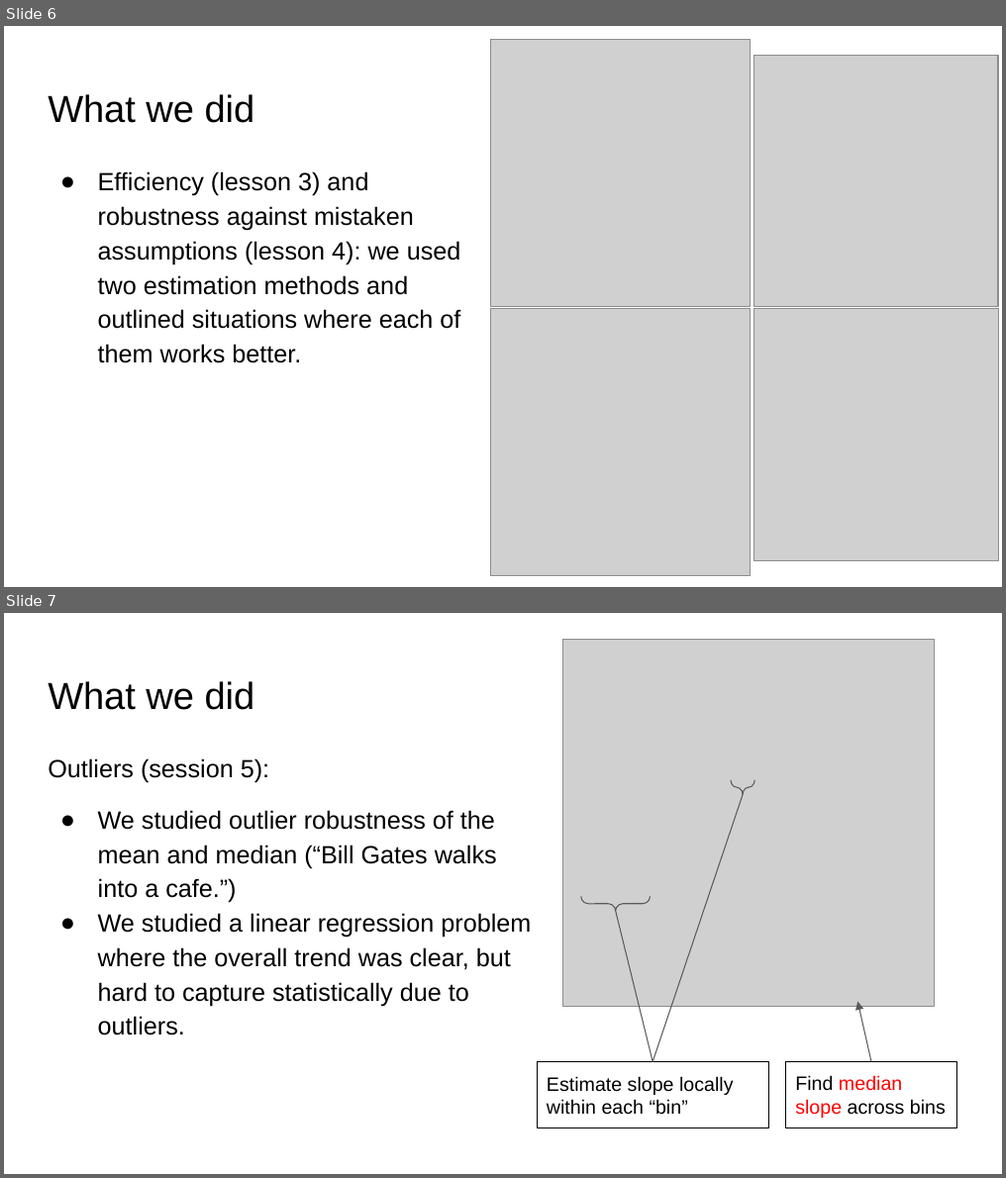
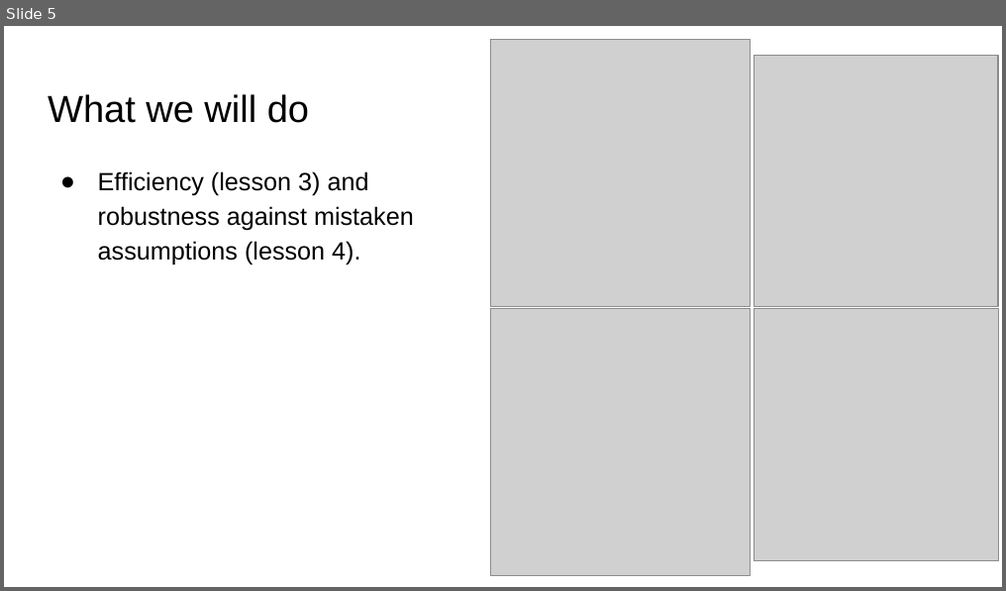
Before and after one commit to ekernf01/HEART_choosing_stat_methods, a slide deck: course content/Choosing statistical methods day 1.pptx. Shown one above the other, each under a label of ours: slides 6 and 7 before the commit, slide 5 after it. The pictures are 1006x1178 and 1006x591 pixels, drawn with LibreOffice and Linux fonts; fonts in the diff are those of the drawing; grey boxes stand for pictures. Boxes give left, top, right and bottom in pixels: in the first picture for what was removed or moved away, otherwise in the second. Text is boxed around its words. In the diff, an @@ line names an element or a change of style, - is before the commit and + after.

```diff
--- a/course content/Choosing statistical methods day 1.pptx
+++ b/course content/Choosing statistical methods day 1.pptx
@@ slide 7 removed at bbox=[4, 613, 1002, 1174], background #FFFFFF @@
@@ picture removed at bbox=[562, 639, 934, 1007] @@
@@ text removed at bbox=[48, 681, 255, 710] @@
-What we did
@@ text removed at bbox=[48, 759, 531, 1036] @@
-Outliers (session 5):
-● We studied outlier robustness of the mean and median (“Bill Gates walks into a cafe.”)
-● We studied a linear regression problem where the overall trend was clear, but hard to capture statistically due to outliers.
@@ right brace removed at bbox=[731, 780, 755, 795] @@
@@ freeform shape removed at bbox=[652, 794, 743, 1062] @@
@@ right brace removed at bbox=[581, 896, 649, 911] @@
@@ freeform shape removed at bbox=[616, 911, 652, 1062] @@
@@ freeform shape removed at bbox=[857, 1001, 871, 1061] @@
@@ rectangle removed at bbox=[537, 1062, 768, 1129] @@
-Estimate slope locally within each “bin”
@@ rectangle removed at bbox=[785, 1062, 957, 1129] @@
-Find median slope across bins
@@ what was slide 6 is now slide 5 @@
@@ slide 5 changed as well @@
@@ text at bbox=[48, 94, 309, 123]: text changed @@
-What we did
+What we will do
@@ text at bbox=[98, 172, 414, 266]: text changed @@
-● Efficiency (lesson 3) and robustness against mistaken assumptions (lesson 4): we used two estimation methods and outlined situations where each of them works better.
+● Efficiency (lesson 3) and robustness against mistaken assumptions (lesson 4).
```
Also in this commit, not shown: 4 other slides changed, 3 slides added, 3 other slides removed, 1 other file.
